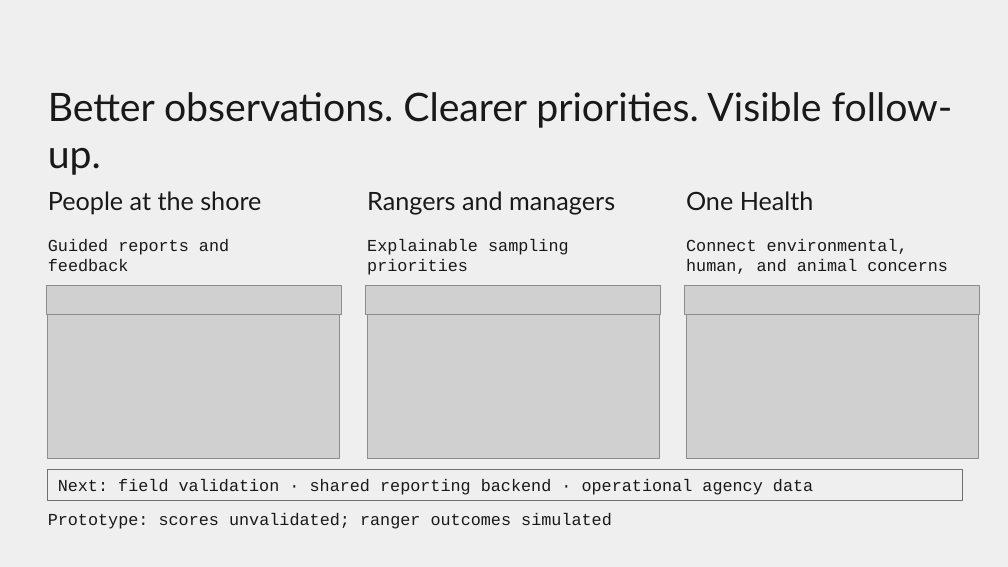
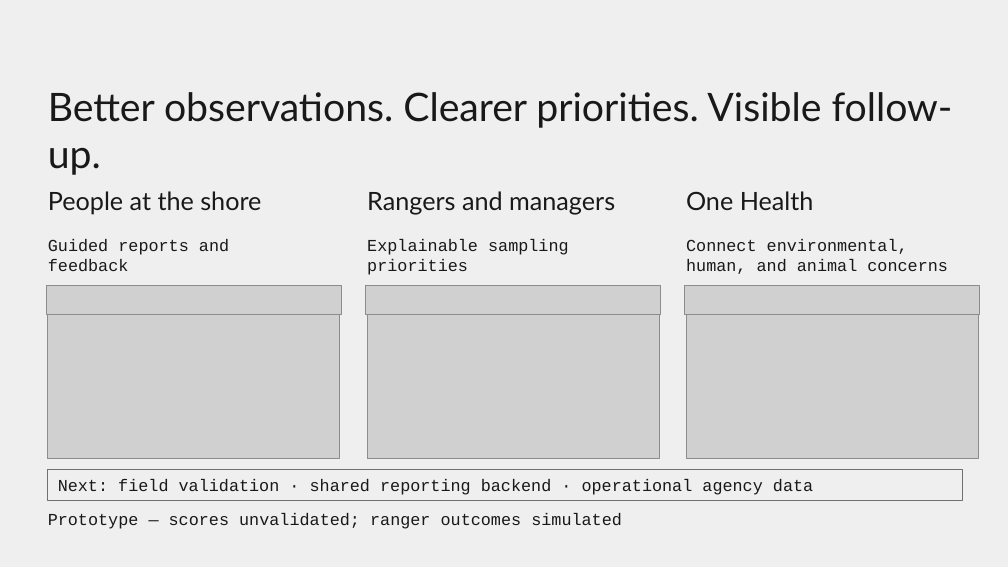
Before and after one commit to NathanDiep123/Verdant, a slide deck: slide 4 of docs/presentation/verdant-presentation.pptx. Drawn at 1008x567 pixels with LibreOffice and Linux fonts; fonts in the diff are those of the drawing; grey boxes stand for pictures; background and template pictures are left out. Boxes give left, top, right and bottom in pixels: in the first picture for what was removed or moved away, otherwise in the second. Text is boxed around its words. In the diff, an @@ line names an element or a change of style, - is before the commit and + after.

Commit message:
Align presentation text with the owner's script

```diff
--- a/docs/presentation/verdant-presentation.pptx
+++ b/docs/presentation/verdant-presentation.pptx
@@ text at (x1=48, y1=513, x2=622, y2=529): text changed @@
-Prototype: scores unvalidated; ranger outcomes simulated
+Prototype — scores unvalidated; ranger outcomes simulated
```
Also in this commit, not shown: 2 other slides changed.
